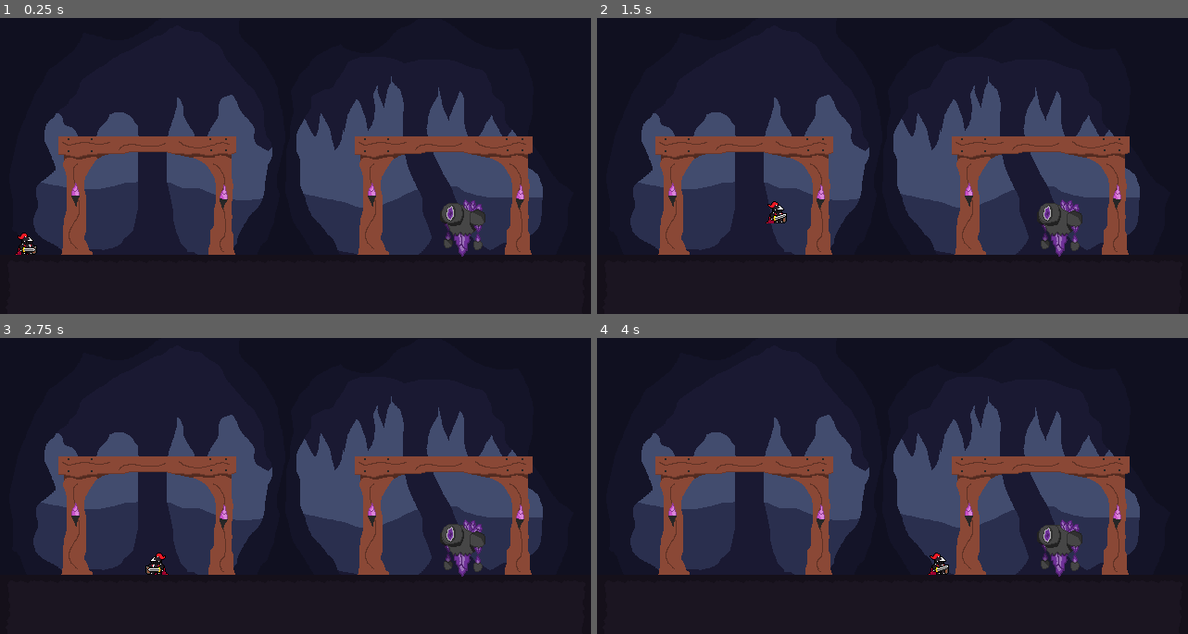
Above: before the commit, frames 1-4 (two rows, left to right).
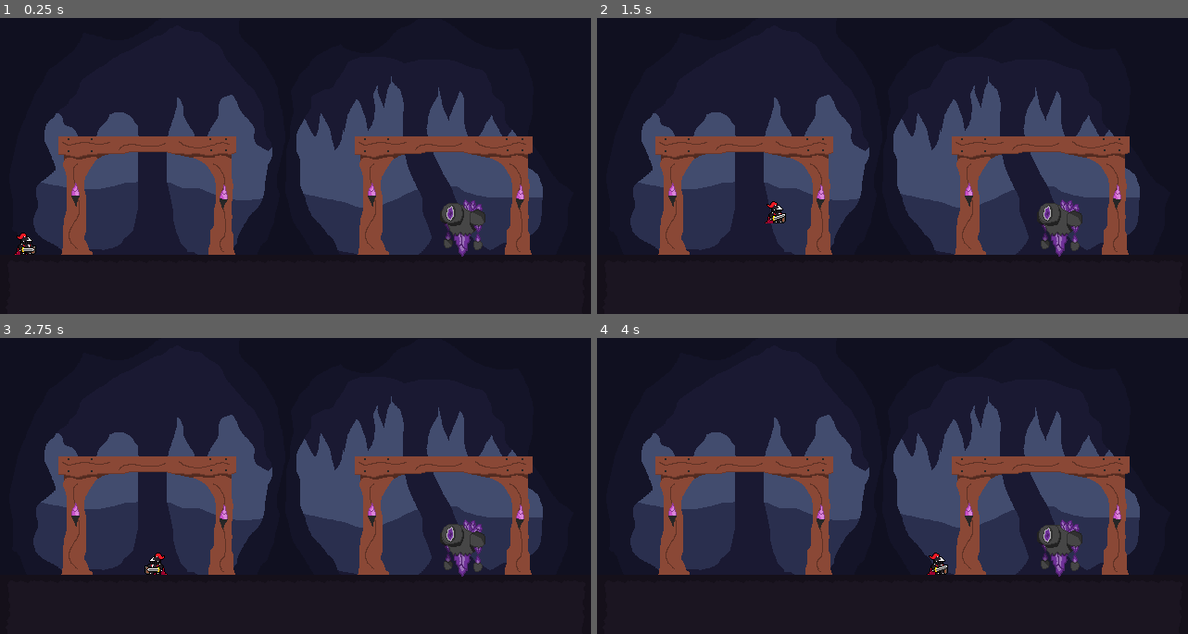
Above: after the commit, the same moments.

Repository: LuizFelippeAlves/ProjetoTowerBreak
Game: Godot game, scene res://Scenes/andar_1.tscn
The game is run twice, just before and just after one commit, with the same random seed, the same clock (stepped at 60 frames per second) and the same inputs. This scene is started directly instead of the project's main scene.
Inputs (mouse positions are in pixels of both pictures, inside the frame that each line leads up to):
- Up to frame 1 (0.25 s): no input
- Up to frame 2 (1.5 s): move the mouse to (1022, 151) at 0.52 s; hold D (move_right) from 0.53 s (still down); click (1022, 151) at 0.6 s; tap W (jump) at 0.77 s; move the mouse to (774, 180) at 1.27 s; click (774, 180) at 1.35 s
- Up to frame 3 (2.75 s): tap W (jump) at 1.52 s; move the mouse to (354, 420) at 2.02 s; release D (move_right) at 2.03 s; hold A (move_left) from 2.03 s (still down); click (354, 420) at 2.1 s
- Up to frame 4 (4 s): move the mouse to (862, 545) at 2.77 s; release A (move_left) at 2.78 s; hold D (move_right) from 2.78 s (still down); click (862, 545) at 2.85 s; tap W (jump) at 3.02, 3.77 s; move the mouse to (1069, 530) at 3.52 s; click (1069, 530) at 3.6 s

The runs differ from the first frame. In frame 1, less than 0.1% of the frame differs, in the area x 2-7%, y 72-80%; in frame 2, less than 0.1%; in frame 3, less than 0.1%, in the area x 24-29%, y 72-80%; in frame 4, less than 0.1%.

Commit message:
ajuste no sprite do glm

Diff:
--- a/TowerBreak/Scenes/andar_1.tscn
+++ b/TowerBreak/Scenes/andar_1.tscn
@@ -5,10 +5,10 @@
 [ext_resource type="Texture2D" uid="uid://kfjveew5jpyr" path="res://assets/TileSetsAreas/Area - 1/Fundo Area1.png" id="3_knupg"]
 [ext_resource type="Texture2D" uid="uid://lqxi0m2l1gv0" path="res://assets/TileSetsAreas/Area - 1/TileSet(Area1).png" id="4_dd0ah"]
 [ext_resource type="PackedScene" uid="uid://camspvi8wpf5i" path="res://Util/Base player.tscn" id="5_unj8g"]
+[ext_resource type="Texture2D" uid="uid://ctfhllh8ujx4o" path="res://assets/Sprits/GolemAnimations/SpriteGlmAtqH.png" id="8_thsa4"]
 [ext_resource type="Texture2D" uid="uid://biq2o6la0aj3j" path="res://assets/Sprits/GolemAnimations/SpriteGlmAtqPilar.png" id="13_0pnld"]
 [ext_resource type="Texture2D" uid="uid://bwyrvksg3po33" path="res://assets/Sprits/GolemAnimations/SpriteGlmAtqProjetil.png" id="14_kxrfi"]
 [ext_resource type="Texture2D" uid="uid://bugvpvemww7hh" path="res://assets/Sprits/GolemAnimations/SpriteGlmParada.png" id="15_eql4w"]
-[ext_resource type="Texture2D" uid="uid://w4nix2yyp0s7" path="res://assets/Sprits/GolemAnimations/SpriteGlmDef.png" id="16_0d0jy"]
 
 [sub_resource type="TileSetAtlasSource" id="TileSetAtlasSource_8r2rf"]
 texture = ExtResource("1_i6xxf")
@@ -1513,6 +1513,42 @@
 atlas = ExtResource("14_kxrfi")
 region = Rect2(935, 0, 85, 64)
 
+[sub_resource type="AtlasTexture" id="AtlasTexture_qt8tu"]
+atlas = ExtResource("8_thsa4")
+region = Rect2(0, 0, 100, 64)
+
+[sub_resource type="AtlasTexture" id="AtlasTexture_7xiaj"]
+atlas = ExtResource("8_thsa4")
+region = Rect2(100, 0, 100, 64)
+
+[sub_resource type="AtlasTexture" id="AtlasTexture_x6pim"]
+atlas = ExtResource("8_thsa4")
+region = Rect2(200, 0, 100, 64)
+
+[sub_resource type="AtlasTexture" id="AtlasTexture_cg8oe"]
+atlas = ExtResource("8_thsa4")
+region = Rect2(300, 0, 100, 64)
+
+[sub_resource type="AtlasTexture" id="AtlasTexture_r476p"]
+atlas = ExtResource("8_thsa4")
+region = Rect2(400, 0, 100, 64)
+
+[sub_resource type="AtlasTexture" id="AtlasTexture_banqa"]
+atlas = ExtResource("8_thsa4")
+region = Rect2(500, 0, 100, 64)
+
+[sub_resource type="AtlasTexture" id="AtlasTexture_lou6x"]
+atlas = ExtResource("8_thsa4")
+region = Rect2(600, 0, 100, 64)
+
+[sub_resource type="AtlasTexture" id="AtlasTexture_05ikd"]
+atlas = ExtResource("8_thsa4")
+region = Rect2(700, 0, 100, 64)
+
+[sub_resource type="AtlasTexture" id="AtlasTexture_vnscv"]
+atlas = ExtResource("8_thsa4")
+region = Rect2(800, 0, 100, 64)
+
 [sub_resource type="AtlasTexture" id="AtlasTexture_r3id1"]
 atlas = ExtResource("15_eql4w")
 region = Rect2(0, 0, 64, 64)
@@ -1532,42 +1568,6 @@
 [sub_resource type="AtlasTexture" id="AtlasTexture_byb6v"]
 atlas = ExtResource("15_eql4w")
 region = Rect2(256, 0, 64, 64)
-
-[sub_resource type="AtlasTexture" id="AtlasTexture_8iw55"]
-atlas = ExtResource("16_0d0jy")
-region = Rect2(0, 0, 64, 64)
-
-[sub_resource type="AtlasTexture" id="AtlasTexture_wr56t"]
-atlas = ExtResource("16_0d0jy")
-region = Rect2(64, 0, 64, 64)
-
-[sub_resource type="AtlasTexture" id="AtlasTexture_o02wp"]
-atlas = ExtResource("16_0d0jy")
-region = Rect2(128, 0, 64, 64)
-
-[sub_resource type="AtlasTexture" id="AtlasTexture_cgtre"]
-atlas = ExtResource("16_0d0jy")
-region = Rect2(192, 0, 64, 64)
-
-[sub_resource type="AtlasTexture" id="AtlasTexture_6j5dd"]
-atlas = ExtResource("16_0d0jy")
-region = Rect2(256, 0, 64, 64)
-
-[sub_resource type="AtlasTexture" id="AtlasTexture_845ey"]
-atlas = ExtResource("16_0d0jy")
-region = Rect2(320, 0, 64, 64)
-
-[sub_resource type="AtlasTexture" id="AtlasTexture_6jd6o"]
-atlas = ExtResource("16_0d0jy")
-region = Rect2(384, 0, 64, 64)
-
-[sub_resource type="AtlasTexture" id="AtlasTexture_1se02"]
-atlas = ExtResource("16_0d0jy")
-region = Rect2(448, 0, 64, 64)
-
-[sub_resource type="AtlasTexture" id="AtlasTexture_oyibh"]
-atlas = ExtResource("16_0d0jy")
-region = Rect2(512, 0, 64, 64)
 
 [sub_resource type="SpriteFrames" id="SpriteFrames_j1jwg"]
 animations = [{
@@ -1654,6 +1654,38 @@
 "speed": 5.0
 }, {
 "frames": [{
+"duration": 1.0,
+"texture": SubResource("AtlasTexture_qt8tu")
+}, {
+"duration": 1.0,
+"texture": SubResource("AtlasTexture_7xiaj")
+}, {
+"duration": 1.0,
+"texture": SubResource("AtlasTexture_x6pim")
+}, {
+"duration": 1.0,
+"texture": SubResource("AtlasTexture_cg8oe")
+}, {
+"duration": 1.0,
+"texture": SubResource("AtlasTexture_r476p")
+}, {
+"duration": 1.0,
+"texture": SubResource("AtlasTexture_banqa")
+}, {
+"duration": 1.0,
+"texture": SubResource("AtlasTexture_lou6x")
+}, {
+"duration": 1.0,
+"texture": SubResource("AtlasTexture_05ikd")
+}, {
+"duration": 1.0,
+"texture": SubResource("AtlasTexture_vnscv")
+}],
+"loop": true,
+"name": &"AtqTap",
+"speed": 5.0
+}, {
+"frames": [{
 "duration": 1.3,
 "texture": SubResource("AtlasTexture_r3id1")
 }, {
@@ -1672,38 +1704,6 @@
 "loop": true,
 "name": &"Idle",
 "speed": 4.0
-}, {
-"frames": [{
-"duration": 1.5,
-"texture": SubResource("AtlasTexture_8iw55")
-}, {
-"duration": 1.5,
-"texture": SubResource("AtlasTexture_wr56t")
-}, {
-"duration": 1.5,
-"texture": SubResource("AtlasTexture_o02wp")
-}, {
-"duration": 1.2,
-"texture": SubResource("AtlasTexture_cgtre")
-}, {
-"duration": 1.2,
-"texture": SubResource("AtlasTexture_6j5dd")
-}, {
-"duration": 1.2,
-"texture": SubResource("AtlasTexture_845ey")
-}, {
-"duration": 1.2,
-"texture": SubResource("AtlasTexture_6jd6o")
-}, {
-"duration": 1.2,
-"texture": SubResource("AtlasTexture_1se02")
-}, {
-"duration": 1.1,
-"texture": SubResource("AtlasTexture_oyibh")
-}],
-"loop": false,
-"name": &"Morrendo",
-"speed": 3.0
 }]
 
 [sub_resource type="Animation" id="Animation_82lek"]
@@ -1734,33 +1734,6 @@
 "values": [0, 1, 2, 3, 5, 6, 7, 10]
 }
 
-[sub_resource type="Animation" id="Animation_1151a"]
-length = 0.001
-tracks/0/type = "value"
-tracks/0/imported = false
-tracks/0/enabled = true
-tracks/0/path = NodePath("AnimatedSprite2D:animation")
-tracks/0/interp = 1
-tracks/0/loop_wrap = true
-tracks/0/keys = {
-"times": PackedFloat32Array(0),
-"transitions": PackedFloat32Array(1),
-"update": 1,
-"values": [&"AtqPilar"]
-}
-tracks/1/type = "value"
-tracks/1/imported = false
-tracks/1/enabled = true
-tracks/1/path = NodePath("AnimatedSprite2D:frame")
-tracks/1/interp = 1
-tracks/1/loop_wrap = true
-tracks/1/keys = {
-"times": PackedFloat32Array(0),
-"transitions": PackedFloat32Array(1),
-"update": 1,
-"values": [0]
-}
-
 [sub_resource type="Animation" id="Animation_dk5ge"]
 resource_name = "Attack_hand_attack"
 length = 2.5
@@ -1845,6 +1818,33 @@
 "values": [0, 1, 2, 3, 4]
 }
 
+[sub_resource type="Animation" id="Animation_1151a"]
+length = 0.001
+tracks/0/type = "value"
+tracks/0/imported = false
+tracks/0/enabled = true
+tracks/0/path = NodePath("AnimatedSprite2D:animation")
+tracks/0/interp = 1
+tracks/0/loop_wrap = true
+tracks/0/keys = {
+"times": PackedFloat32Array(0),
+"transitions": PackedFloat32Array(1),
+"update": 1,
+"values": [&"AtqPilar"]
+}
+tracks/1/type = "value"
+tracks/1/imported = false
+tracks/1/enabled = true
+tracks/1/path = NodePath("AnimatedSprite2D:frame")
+tracks/1/interp = 1
+tracks/1/loop_wrap = true
+tracks/1/keys = {
+"times": PackedFloat32Array(0),
+"transitions": PackedFloat32Array(1),
+"update": 1,
+"values": [0]
+}
+
 [sub_resource type="AnimationLibrary" id="AnimationLibrary_bof20"]
 _data = {
 "Attack_floor_attack": SubResource("Animation_82lek"),
@@ -1857,7 +1857,7 @@
 [node name="Mundo" type="Node2D"]
 
 [node name="CharacterBody2D" parent="." instance=ExtResource("5_unj8g")]
-position = Vector2(31, 239)
+position = Vector2(30, 243)
 rotation = 3.14159
 scale = Vector2(-1, -1)
 collision_mask = 7
Binary file removed: TowerBreak/assets/Sprits/GolemAnimations/SpritAndando.png
Not shown, removed: TowerBreak/assets/Sprits/GolemAnimations/SpritAndando.png.import
Binary file removed: TowerBreak/assets/Sprits/GolemAnimations/SpritDesviraPedra.png
Not shown, removed: TowerBreak/assets/Sprits/GolemAnimations/SpritDesviraPedra.png.import
Binary file removed: TowerBreak/assets/Sprits/GolemAnimations/SpritModoPedra.png
Not shown, removed: TowerBreak/assets/Sprits/GolemAnimations/SpritModoPedra.png.import
Binary file removed: TowerBreak/assets/Sprits/GolemAnimations/SpritMorrendo.png
Not shown, removed: TowerBreak/assets/Sprits/GolemAnimations/SpritMorrendo.png.import
Binary file removed: TowerBreak/assets/Sprits/GolemAnimations/SpritParado.png
Binary file removed: TowerBreak/assets/Sprits/GolemAnimations/SpritViraPedra.png
Not shown, removed: TowerBreak/assets/Sprits/GolemAnimations/SpritViraPedra.png.import
Binary file removed: TowerBreak/assets/Sprits/GolemAnimations/SpriteAtaqueChao.png
(and 7 more such lines)
